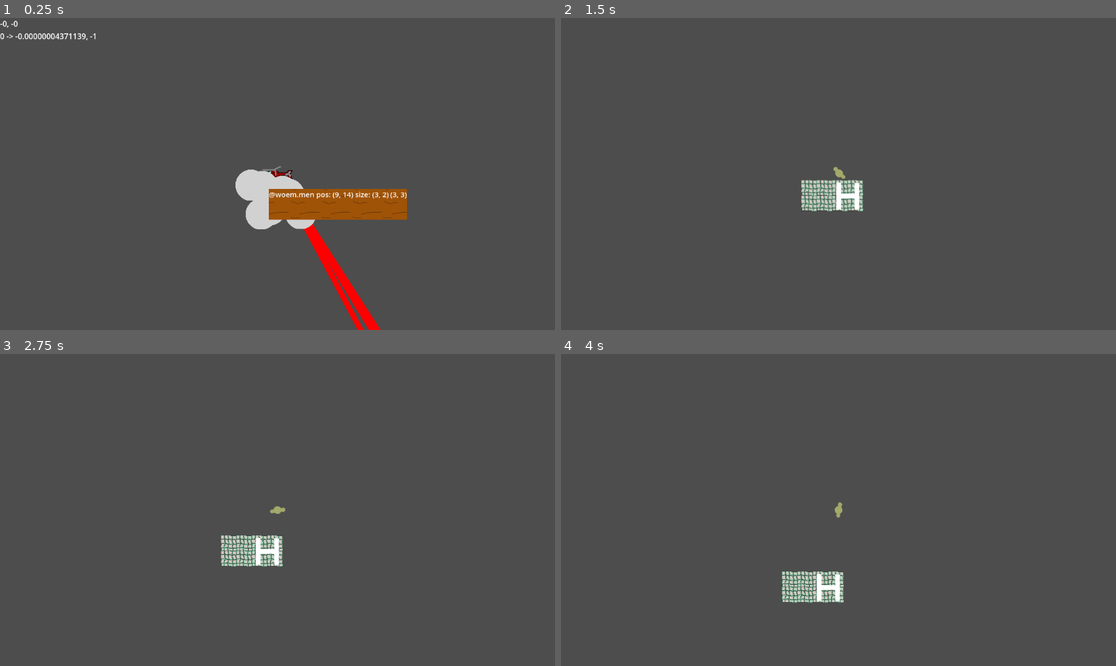
Above: before the commit, frames 1-4 (two rows, left to right).
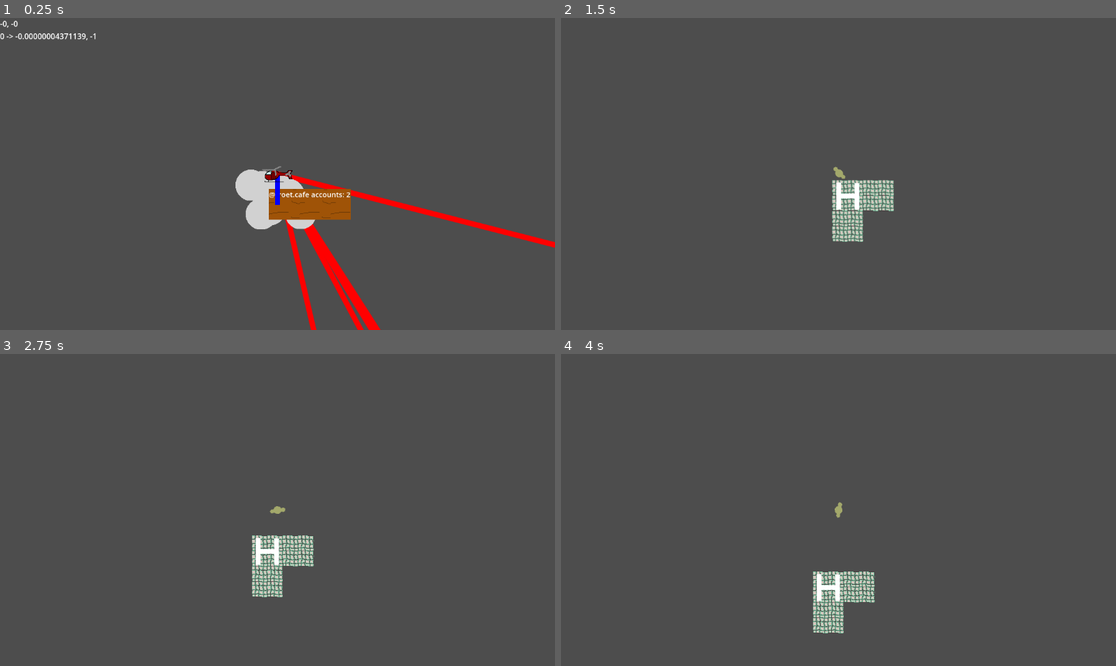
Above: after the commit, the same moments.

Repository: Doubi88/FediExpress
Game: Godot game, scene res://CloudWorld/cloud_world.tscn
Two runs of this game, one before a commit and one after it. Both use one fixed random seed, a clock stepped at 60 frames per second and the inputs below.
Inputs:
- Up to frame 1 (0.25 s): no input
- Up to frame 2 (1.5 s): tap Enter (enter_leave vehicle) at 0.5, 0.6, 1.35 s; hold D (walk right) 0.53-1.28 s; hold S (throttle down) from 1.28 s (still down)
- Up to frame 3 (2.75 s): release S (throttle down) at 2.03 s; hold D (walk right) from 2.03 s (still down); tap E (toggle engine) at 2.1 s; tap Enter (enter_leave vehicle) at 2.3 s
- Up to frame 4 (4 s): release D (walk right) at 2.78 s; hold W (throttle up) 2.78-3.53 s; tap Enter (enter_leave vehicle) at 2.85, 3.6 s; hold A (walk left) from 3.53 s (still down)

The runs differ from the first frame. In frame 1, 2.3% of the frame differs, in the area x 47-100%, y 48-100%; in frame 2, 1.5%; in frame 3, 1.4%; in frame 4, 1.4%.

Commit message:
TileWorld population with pavements

Diff:
--- a/CloudWorld/fedi_server.gd
+++ b/CloudWorld/fedi_server.gd
@@ -30,7 +30,7 @@
 var size_changed = true
 
 func _process(delta: float):
-	name_label.text = '@' + server_data.server_name + " pos: (" + String.num(position_in_grid.x) + ", " + String.num(position_in_grid.y) + ") size: (" + String.num(size_in_grid.x) + ", " + String.num(size_in_grid.y) + ")"
+	name_label.text = '@' + server_data.server_name + " accounts: " + String.num(server_data.accounts.size())
 	if pos_changed:
 		position = Vector2(position_in_grid) * GridData.cell_size + GridData.origin
 		pos_changed = false
@@ -60,4 +60,4 @@
 				icon_parent.add_child(icon)
 				icon.texture = cloud_part_icon
 				icon.centered = false
-				icon.position = (pos - (Vector2(size_in_grid.x * GridData.cell_size.x, size_in_grid.y * GridData.cell_size.y) / 2.0)) + (Vector2(position_in_grid) * GridData.cell_size)
+				icon.position = (pos - (Vector2(size_in_grid.x * GridData.cell_size.x, size_in_grid.y * GridData.cell_size.y) / 2.0))
--- a/CloudWorld/fedi_server.tscn
+++ b/CloudWorld/fedi_server.tscn
@@ -11,12 +11,12 @@
 [node name="FediServer" type="StaticBody2D"]
 script = ExtResource("1_insyf")
 
-[node name="IconParent" type="Node" parent="."]
+[node name="IconParent" type="Node2D" parent="."]
 
 [node name="CollisionShape2D" type="CollisionShape2D" parent="."]
 shape = SubResource("RectangleShape2D_rvjq7")
 
-[node name="NameSign" type="Node" parent="."]
+[node name="NameSign" type="Node2D" parent="."]
 script = ExtResource("2_kh2e0")
 
 [node name="TextureRect" type="TextureRect" parent="NameSign"]
--- a/TopDownWorld/server_world.gd
+++ b/TopDownWorld/server_world.gd
@@ -1,10 +1,11 @@
 extends Node2D
-
-var cobble_floor = preload("res://TopDownWorld/CobblePlaceholder.png")
-var house = preload("res://TopDownWorld/HousePlaceholder.png")
 
 const HELIPAD_ATLAS_X = 2
 const HELIPAD_ATLAS_Y = 0
+const GROUND_ATLAS_X = 0
+const GROUND_ATLAS_Y = 0
+const HOUSE_ATLAS_X = 0
+const HOUSE_ATLAS_Y = 2
 
 @onready var tilemap = $TileMap
 
@@ -34,9 +35,9 @@
 			tilemap.set_cell(0, real, 0, atlas_coord)
 
 func generate_neighbourhood(helipad_top_left: Vector2i, accounts: Array[FediAccountData]):
-	var occupied = [0, 0, 0, 0]
+	var occupied: PackedInt32Array = [0, 0, 0, 0]
 	for account in accounts:
-		var direction = randi_range(0, 4)
+		var direction = randi_range(0, 3)
 		var top_left = Vector2i.ZERO
 		if direction == 0:
 			# Up
@@ -51,5 +52,5 @@
 			# Left
 			top_left = helipad_top_left + Vector2i(-2 - (occupied[direction] * 2), 0)
 
-		generate_tiles_square(top_left, Vector2i.ZERO)
+		generate_tiles_square(top_left, Vector2i(GROUND_ATLAS_X, GROUND_ATLAS_Y))
 		occupied[direction] += 1
--- a/TopDownWorld/tileset.tres
+++ b/TopDownWorld/tileset.tres
@@ -39,13 +39,16 @@
 0:1/0 = 0
 0:1/0/physics_layer_0/linear_velocity = Vector2(0, 0)
 0:1/0/physics_layer_0/angular_velocity = 0.0
-0:1/0/physics_layer_0/polygon_0/points = PackedVector2Array(-16, -16, 16, -16, 16, 16, -16, 16)
 3:0/0 = 0
 3:0/0/physics_layer_0/linear_velocity = Vector2(0, 0)
 3:0/0/physics_layer_0/angular_velocity = 0.0
 3:1/0 = 0
 3:1/0/physics_layer_0/linear_velocity = Vector2(0, 0)
 3:1/0/physics_layer_0/angular_velocity = 0.0
+2:2/0 = 0
+2:2/0/physics_layer_0/linear_velocity = Vector2(0, 0)
+2:2/0/physics_layer_0/angular_velocity = 0.0
+2:2/0/physics_layer_0/polygon_0/points = PackedVector2Array(-16, -16, 16, -16, 16, 16, -16, 16)
 
 [resource]
 tile_size = Vector2i(32, 32)
--- a/world_builder.gd
+++ b/world_builder.gd
@@ -3,7 +3,7 @@
 class_name WorldBuilder
 
 @export var max_servers = 10
-@export var max_accounts_per_server = 5
+@export var max_accounts_per_server = 12
 
 func read_accounts_file() -> PackedStringArray:
 	var file = FileAccess.open("res://data/account_names.txt", FileAccess.READ)
Not shown, changed: data/account_names.txt
